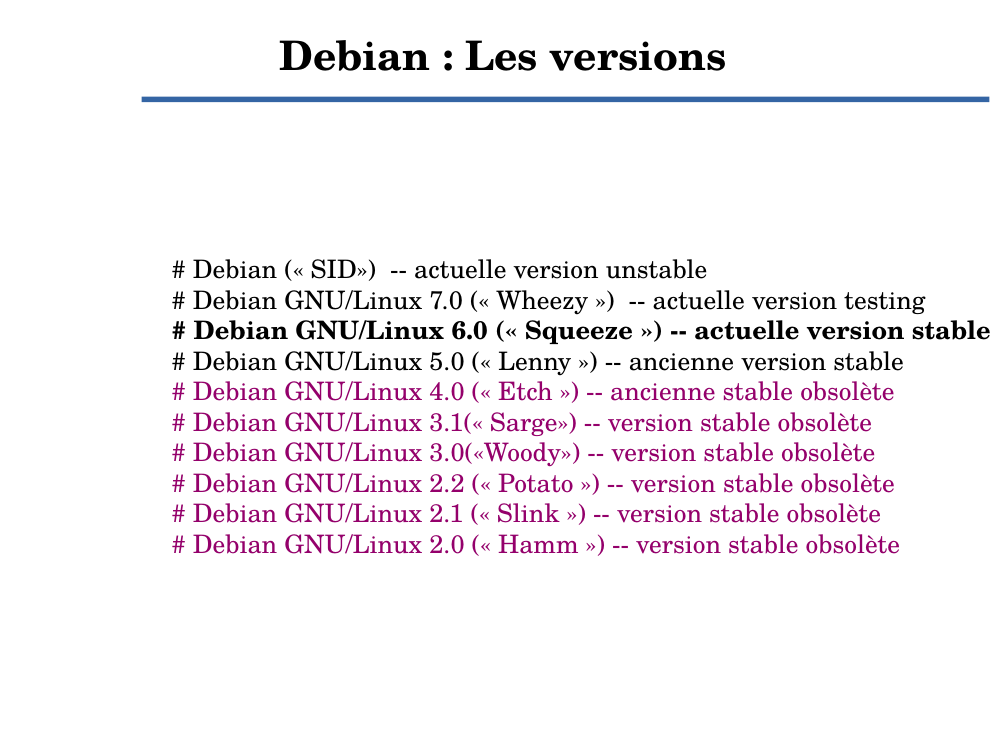
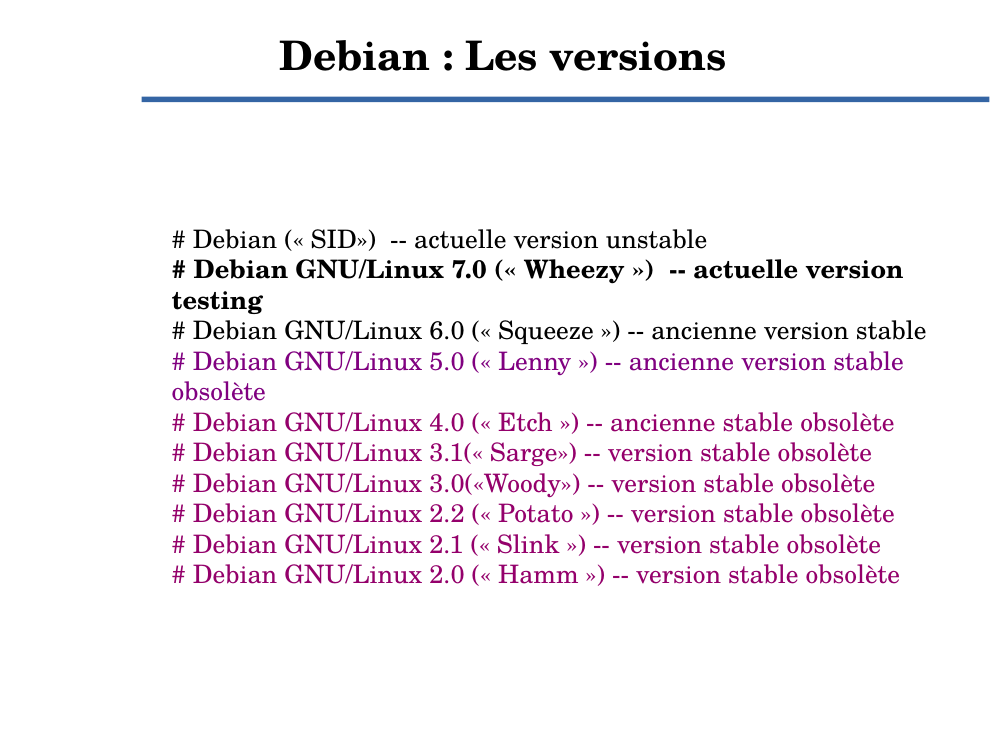
Before and after one commit to Evolix/evoformations, a slide deck: slide 24 of slides/Linux-and-Debian.odp (slide 23 before the commit). Drawn at 1008x756 pixels with LibreOffice and Linux fonts; fonts in the diff are those of the drawing; background and template pictures are left out. Boxes give left, top, right and bottom in pixels: in the first picture for what was removed or moved away, otherwise in the second. Text is boxed around its words. In the diff, an @@ line names an element or a change of style, - is before the commit and + after.

```diff
--- a/slides/Linux-and-Debian.odp
+++ b/slides/Linux-and-Debian.odp
@@ subtitle at bbox=[172, 259, 904, 314]: bold on in "# Debian GNU/Linux 7.0 (« Wheezy ») ..." @@
@@ subtitle at bbox=[172, 320, 927, 401]: text changed; text colour #000000 to #800080; bold off @@
-# Debian GNU/Linux 6.0 (« Squeeze ») -- actuelle version stable
-# Debian GNU/Linux 5.0 (« Lenny ») -- ancienne version stable
+# Debian GNU/Linux 6.0 (« Squeeze ») -- ancienne version stable
+# Debian GNU/Linux 5.0 (« Lenny ») -- ancienne version stable obsolète
```
Also in this commit, not shown: 6 other slides changed, 1 slide added, 4 other files.
